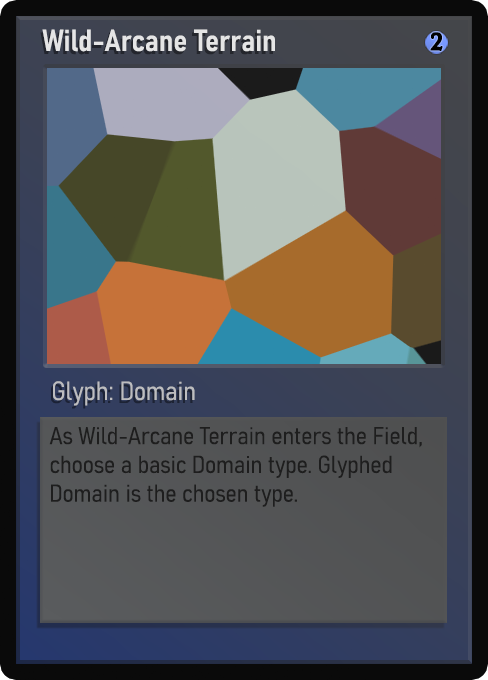
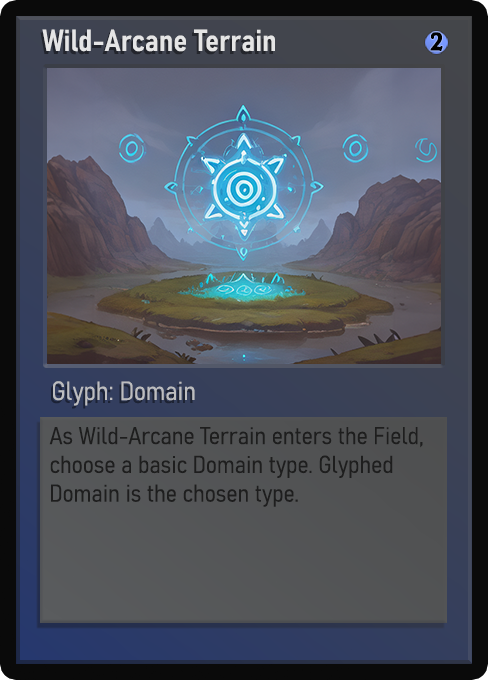
Before/after of a 488 × 680 layered artwork. What changed in the layer stack:
painted on "Name" over bbox(79, 35, 272, 52)
painted on "Class" over bbox(53, 382, 188, 406)
painted on "Desc_norm" over bbox(50, 427, 423, 507)
painted on "Artwork" over bbox(47, 68, 441, 364)
